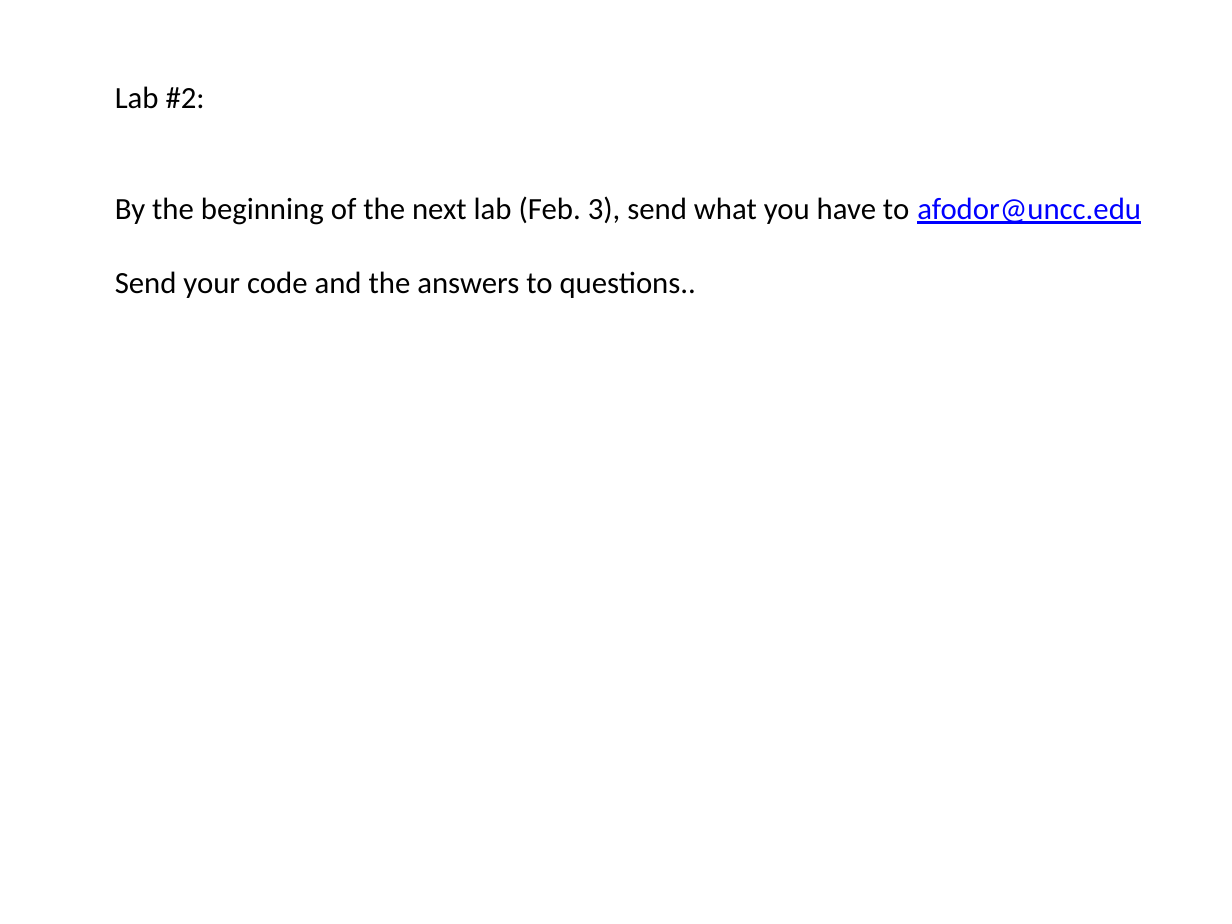
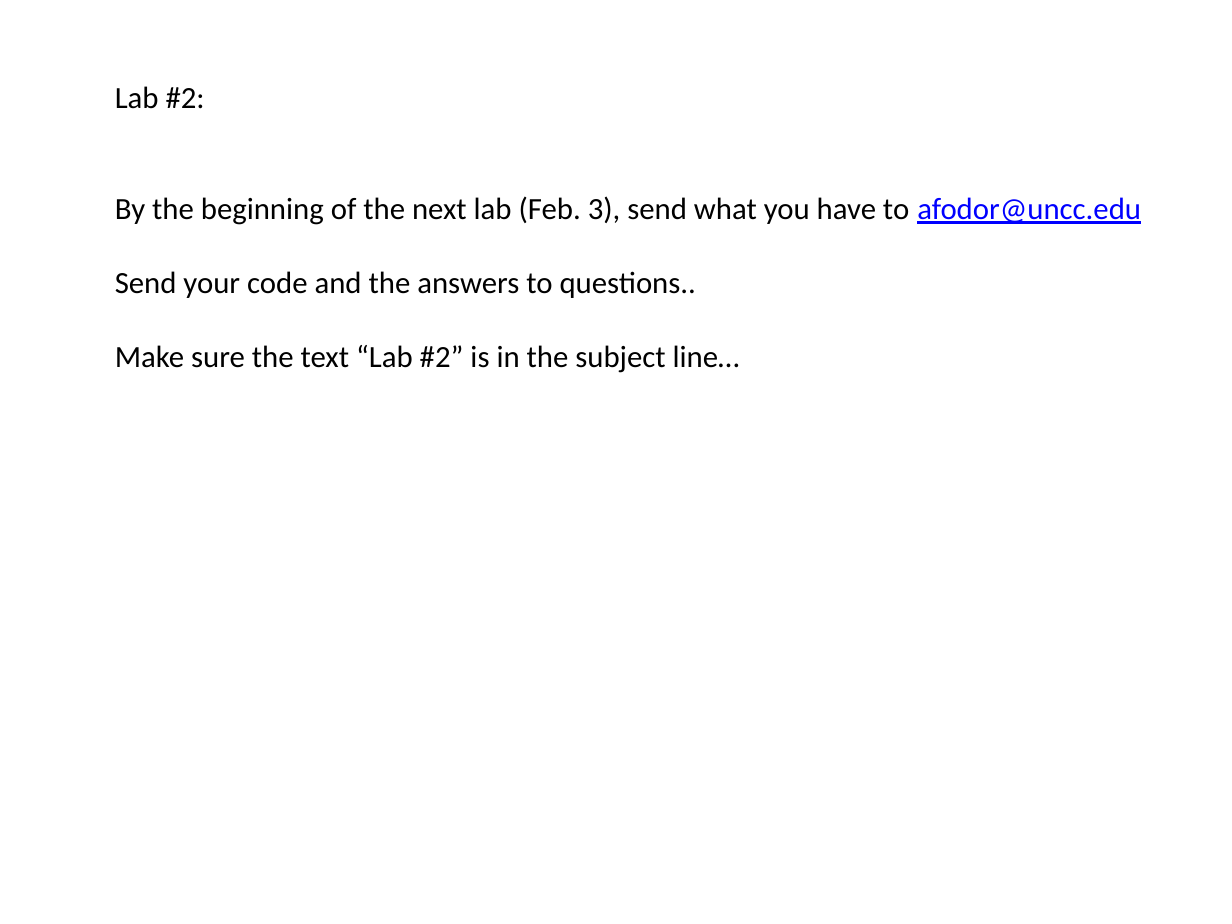
Before and after one commit to afodor/afodor.github.io, a slide deck: slide 1 of classes/stats2016/Lab02.pptx. Drawn at 1232x924 pixels with LibreOffice and Linux fonts; fonts in the diff are those of the drawing. Boxes give left, top, right and bottom in pixels: in the first picture for what was removed or moved away, otherwise in the second. Text is boxed around its words. In the diff, an @@ line names an element or a change of style, - is before the commit and + after.

Commit message:
small update for lab #2

```diff
--- a/classes/stats2016/Lab02.pptx
+++ b/classes/stats2016/Lab02.pptx
@@ text at (115, 345, 740, 373): paragraph added @@
+Make sure the text “Lab #2” is in the subject line…
```
